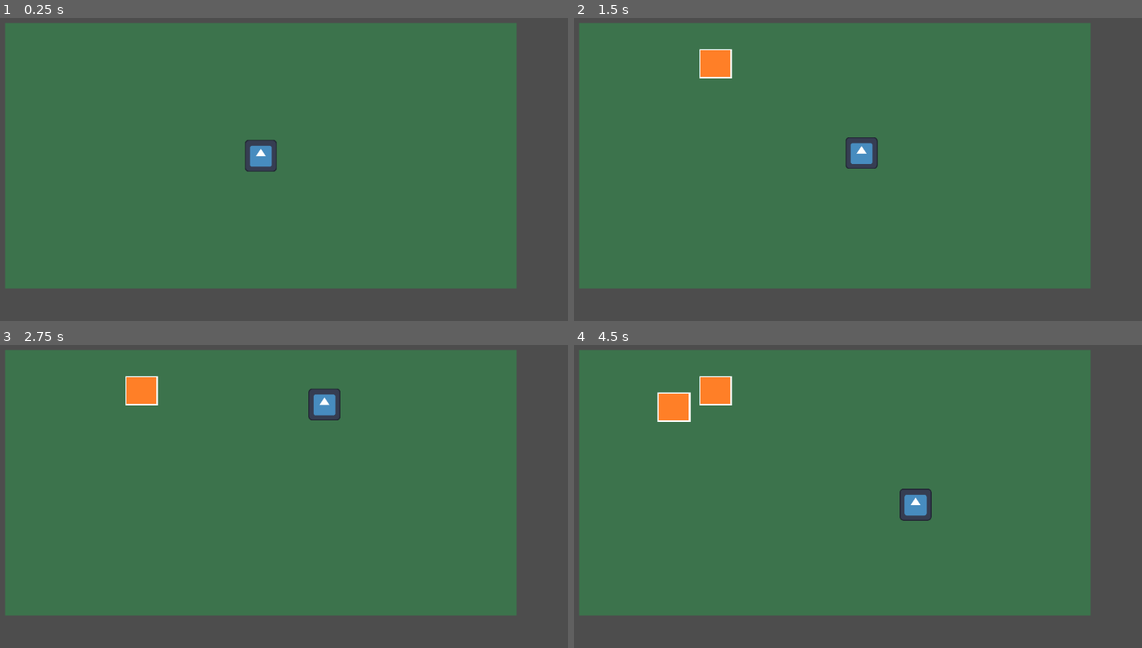
Above: before the commit, frames 1-4 (two rows, left to right).
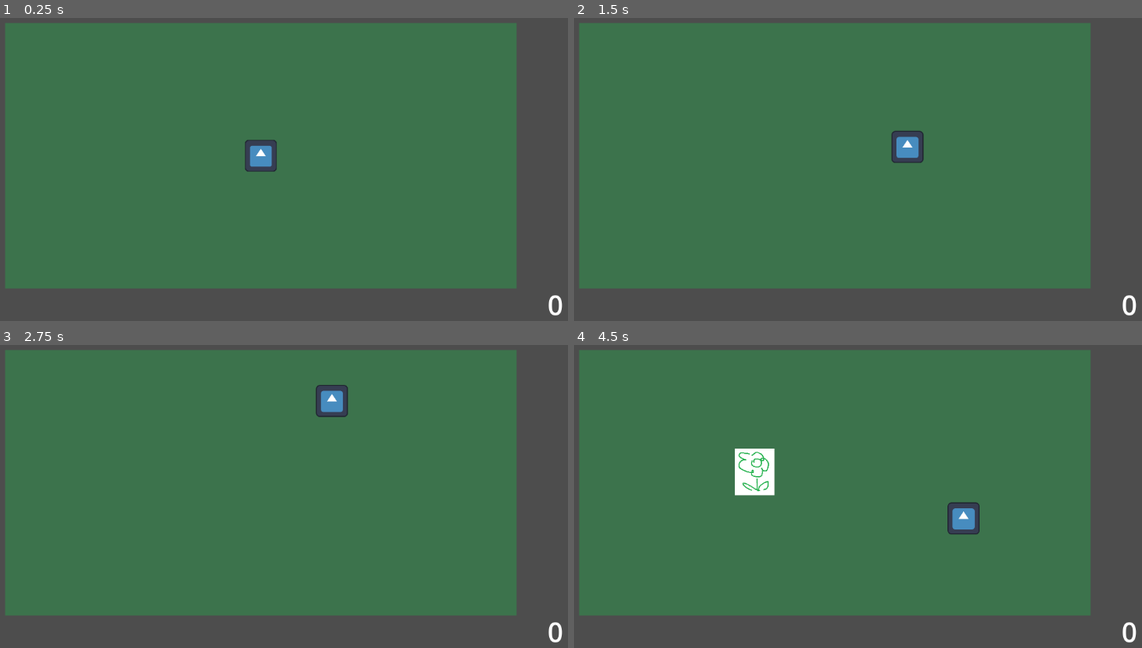
Above: after the commit, the same moments.

Repository: marikadu/FlowerBug
Game: Godot game, scene res://main.tscn
Two runs of this game, one before a commit and one after it. Both use one fixed random seed, a clock stepped at 60 frames per second and the inputs below. The engine's default icon, where the game draws it, is replaced by a stand-in: a white triangle on a blue panel in a dark square.
Inputs (mouse positions are in pixels of both pictures, inside the frame that each line leads up to):
- Up to frame 1 (0.25 s): no input
- Up to frame 2 (1.5 s): tap Enter at 0.5 s; move the mouse to (971, 139) at 0.52 s; click (971, 139) at 0.6 s; move the mouse to (710, 172) at 1.27 s; click (710, 172) at 1.35 s
- Up to frame 3 (2.75 s): move the mouse to (323, 405) at 2.02 s; click (323, 405) at 2.1 s
- Up to frame 4 (4.5 s): move the mouse to (801, 554) at 2.77 s; click (801, 554) at 2.85 s; move the mouse to (1022, 535) at 3.52 s; click (1022, 535) at 3.6 s; move the mouse to (647, 429) at 4.27 s; click (647, 429) at 4.35 s

The runs differ from the first frame. In frame 1, less than 0.1% of the frame differs, in the area x 96-100%, y 91-99%; in frame 2, 1.9%; in frame 3, 1.3%; in frame 4, 3.5%, in the area x 14-100%, y 10-99%.

Commit message:
added score

Diff:
--- a/Globals/Events.gd
+++ b/Globals/Events.gd
@@ -1,6 +1,6 @@
 extends Node
 
-signal game_over
-signal resume_game
+#signal game_over
+#signal resume_game
 
 signal got_speed_powerup
--- /dev/null
+++ b/Globals/Global.gd
@@ -0,0 +1,12 @@
+extends Node
+
+var player_instance
+var is_game_over : bool
+
+var score = 0
+var personal_best = 0
+
+# update personal best score
+func update_personal_best():
+	if score > personal_best:
+		personal_best = score
--- a/flower/flower.gd
+++ b/flower/flower.gd
@@ -1,3 +1,4 @@
 extends CharacterBody2D
 
-@onready var flower_area_2d: Area2D = $FlowerArea2D
+#@onready var flower_area_2d: Area2D = $FlowerArea2D
+@export var flower_type: String = "flower_1"
--- a/flower/flower_2.gd
+++ b/flower/flower_2.gd
@@ -1,6 +1,7 @@
 extends CharacterBody2D
 
-@onready var flower_area_2d: Area2D = $FlowerArea2D
+#@onready var flower_area_2d: Area2D = $FlowerArea2D
+@export var flower_type: String = "flower_2"
 
 var player: CharacterBody2D
 
--- a/main.gd
+++ b/main.gd
@@ -9,6 +9,8 @@
 	preload("res://flower/flower_1.tscn"),
 	preload("res://flower/flower_2.tscn")]
 var flower_instances = [] # making an array empty from the start of the game
+
+var flower_type: String = ""
 
 # preloading a list of possible power-ups to spawn
 var powerup_list = [
@@ -84,6 +86,15 @@
 		flower.queue_free()
 		print("removed flower: ", flower)
 
+	# adding different point to the score depending on the flower type
+	#match flower_type:
+		#"flower_1":
+			#Global.score += 10
+		#
+		#"flower_2":
+			#Global.score += 10
+
+
 
 func remove_powerup(powerup: Node2D) -> void:
 	if powerup:
@@ -93,8 +104,8 @@
 
 
 func spawn_powerup():
-	var flower_area_2d = spawn_area.get_node("Area2D")
-	var spawn_shape = flower_area_2d.get_node("CollisionShape2D")
+	var powerup_area2d = spawn_area.get_node("Area2D")
+	var spawn_shape = powerup_area2d.get_node("CollisionShape2D")
 
 	var rect = spawn_shape.shape.extents * 1.5
 	var random_position: Vector2
--- a/main.tscn
+++ b/main.tscn
@@ -1,6 +1,7 @@
-[gd_scene load_steps=3 format=3 uid="uid://jbvaordywvhn"]
+[gd_scene load_steps=4 format=3 uid="uid://jbvaordywvhn"]
 
 [ext_resource type="Script" uid="uid://brhdtucnypnpa" path="res://main.gd" id="1_ig7tw"]
+[ext_resource type="PackedScene" uid="uid://c7trk7jtixhkf" path="res://player/Score.tscn" id="3_1bvp3"]
 [ext_resource type="PackedScene" uid="uid://pajvfvquyng0" path="res://spawnArea/spawn_area.tscn" id="3_h2yge"]
 
 [node name="main" type="Node2D"]
@@ -13,11 +14,16 @@
 offset_bottom = 324.0
 
 [node name="Flower_Spawn_Timer" type="Timer" parent="."]
+wait_time = 4.0
+autostart = true
+
+[node name="PowerUp_Spawn_Timer" type="Timer" parent="."]
 wait_time = 8.0
 autostart = true
 
-[node name="PowerUp_Spawn_Timer" type="Timer" parent="."]
-autostart = true
+[node name="CanvasLayer" type="CanvasLayer" parent="."]
+
+[node name="Score" parent="CanvasLayer" instance=ExtResource("3_1bvp3")]
 
 [connection signal="timeout" from="Flower_Spawn_Timer" to="." method="_on_flower_spawn_timer_timeout"]
 [connection signal="timeout" from="PowerUp_Spawn_Timer" to="." method="_on_power_up_spawn_timer_timeout"]
--- /dev/null
+++ b/player/Score.tscn
@@ -0,0 +1,29 @@
+[gd_scene load_steps=2 format=3 uid="uid://c7trk7jtixhkf"]
+
+[ext_resource type="Script" uid="uid://7u4pwni246d4" path="res://player/score.gd" id="1_wifsl"]
+
+[node name="Score" type="Control"]
+layout_mode = 3
+anchors_preset = 15
+anchor_right = 1.0
+anchor_bottom = 1.0
+grow_horizontal = 2
+grow_vertical = 2
+
+[node name="Label" type="Label" parent="."]
+layout_mode = 1
+anchors_preset = 3
+anchor_left = 1.0
+anchor_top = 1.0
+anchor_right = 1.0
+anchor_bottom = 1.0
+offset_left = -229.0
+offset_top = -85.0
+offset_right = -20.0
+offset_bottom = -16.0
+grow_horizontal = 0
+grow_vertical = 0
+theme_override_font_sizes/font_size = 50
+text = "0000"
+horizontal_alignment = 2
+script = ExtResource("1_wifsl")
--- a/player/eating_progress.gd
+++ /dev/null
@@ -1,11 +0,0 @@
-extends ProgressBar
-
-
-# Called when the node enters the scene tree for the first time.
-func _ready() -> void:
-	pass # Replace with function body.
-
-
-# Called every frame. 'delta' is the elapsed time since the previous frame.
-func _process(delta: float) -> void:
-	pass
--- a/player/eating_progress.tscn
+++ b/player/eating_progress.tscn
@@ -1,6 +1,4 @@
-[gd_scene load_steps=4 format=3 uid="uid://cgejd1thooaby"]
-
-[ext_resource type="Script" uid="uid://bw3n681r4wvoa" path="res://player/eating_progress.gd" id="1_8lola"]
+[gd_scene load_steps=4 format=3 uid="uid://cjp32cki13jb4"]
 
 [sub_resource type="StyleBoxFlat" id="StyleBoxFlat_8lola"]
 bg_color = Color(0.101961, 0.101961, 0.101961, 0.470588)
@@ -8,10 +6,26 @@
 [sub_resource type="StyleBoxFlat" id="StyleBoxFlat_t6o1t"]
 bg_color = Color(0.300124, 0.65914, 0.355829, 1)
 
+[sub_resource type="GDScript" id="GDScript_0ju0j"]
+script/source = "extends ProgressBar
+
+
+# Called when the node enters the scene tree for the first time.
+func _ready() -> void:
+	pass # Replace with function body.
+
+
+# Called every frame. 'delta' is the elapsed time since the previous frame.
+func _process(delta: float) -> void:
+	pass
+
+
+"
+
 [node name="ProgressBar" type="ProgressBar"]
 offset_right = 96.0
 offset_bottom = 27.0
 theme_override_styles/background = SubResource("StyleBoxFlat_8lola")
 theme_override_styles/fill = SubResource("StyleBoxFlat_t6o1t")
 value = 45.28
-script = ExtResource("1_8lola")
+script = SubResource("GDScript_0ju0j")
--- a/player/insect.gd
+++ b/player/insect.gd
@@ -3,7 +3,6 @@
 @onready var insect_area_2d: Area2D = $InsectArea2D
 @onready var eating_timer: Timer = $EatingTimer
 @onready var eating_bar: ProgressBar = $EatingBar
-
 @onready var speed_power_up_timer: Timer = $SpeedPowerUpTimer
 
 
@@ -17,6 +16,7 @@
 var flower_to_eat: Node2D = null
 var powerup_to_get: Node2D = null
 var is_eating: bool =  false
+var identify_flower: String = ""
 
 func _ready() -> void:
 	eating_bar.hide()
@@ -24,7 +24,8 @@
 func _physics_process(_delta: float) -> void:
 	# character stops when it is eating
 	if is_eating:
-		velocity = Vector2.ZERO
+		#velocity = Vector2.ZERO
+		velocity = velocity.lerp(Vector2.ZERO, 0.5)
 		move_and_slide()
 		return
 
@@ -91,11 +92,17 @@
 
 func _on_eating_timer_timeout() -> void:
 	if flower_to_eat:
-		get_parent().remove_flower(flower_to_eat)
+		var flower_type = flower_to_eat.flower_type
+
+		get_parent().remove_flower(flower_to_eat) # removing the flower
 		print("ate!")
-		eating_bar.hide()
+
+		eating_bar.hide() # hiding the progress bar
 		near_flower = false
 		is_eating = false
+
+		identifyFlower(flower_type)
+		print("score: ", Global.score)
 
 
 #func _on_player_collected_power_up():
@@ -103,3 +110,15 @@
 	#Transitioned.emit(self, "SpeedPowerUp")
 	#pass
 	#_on_child_transition(current_state, "SpeedPowerUp")
+
+# adding different point to the score depending on the flower type
+func identifyFlower(flower_type: String):
+	match flower_type:
+		"flower_1":
+			Global.score += 10
+
+		"flower_2":
+			Global.score += 20
+
+		"_":
+			print("insect: unknown flower type")
--- a/player/insect.tscn
+++ b/player/insect.tscn
@@ -1,8 +1,7 @@
-[gd_scene load_steps=10 format=3 uid="uid://b4msv7itrsdr8"]
+[gd_scene load_steps=9 format=3 uid="uid://b4msv7itrsdr8"]
 
 [ext_resource type="Script" uid="uid://bd0tug1ap5pnm" path="res://player/insect.gd" id="1_ev3hp"]
 [ext_resource type="Texture2D" uid="uid://df7jeoknp7svk" path="res://icon.svg" id="2_4e74r"]
-[ext_resource type="Script" uid="uid://bw3n681r4wvoa" path="res://player/eating_progress.gd" id="3_4e74r"]
 [ext_resource type="Script" uid="uid://brtwcnydtbbf" path="res://States/state_machine.gd" id="4_c1dqc"]
 [ext_resource type="Script" uid="uid://cub5b7ogl4hk5" path="res://States/Normal.gd" id="5_xut38"]
 [ext_resource type="Script" uid="uid://dj284f5slhphn" path="res://States/SpeedPowerUp.gd" id="6_mydgl"]
@@ -39,7 +38,7 @@
 one_shot = true
 
 [node name="SpeedPowerUpTimer" type="Timer" parent="."]
-wait_time = 5.0
+wait_time = 13.0
 
 [node name="EatingBar" type="ProgressBar" parent="."]
 offset_left = -53.0
@@ -50,11 +49,10 @@
 theme_override_styles/fill = SubResource("StyleBoxFlat_xut38")
 value = 9.31
 show_percentage = false
-script = ExtResource("3_4e74r")
 
 [node name="StateMachine" type="Node" parent="." node_paths=PackedStringArray("initial_state")]
 script = ExtResource("4_c1dqc")
-initial_state = NodePath("SpeedPowerUp")
+initial_state = NodePath("PlayerNormal")
 
 [node name="PlayerNormal" type="Node" parent="StateMachine"]
 script = ExtResource("5_xut38")
--- /dev/null
+++ b/player/score.gd
@@ -0,0 +1,6 @@
+extends Control
+
+
+func _process(_delta: float) -> void:
+#	setting the label as the score
+	self.text = str(Global.score)
--- a/powerUp/powerUp.tscn
+++ b/powerUp/powerUp.tscn
@@ -6,19 +6,17 @@
 [sub_resource type="RectangleShape2D" id="RectangleShape2D_78kfq"]
 size = Vector2(80, 80)
 
-[node name="CharacterBody2D" type="CharacterBody2D" groups=["powerup"]]
+[node name="Speed" type="CharacterBody2D" groups=["powerup"]]
 script = ExtResource("1_78kfq")
 
-[node name="Powerup" type="Sprite2D" parent="."]
+[node name="PowerUp2" type="Sprite2D" parent="."]
 scale = Vector2(0.42, 0.42)
 texture = ExtResource("1_pbosq")
 
-[node name="PowerUp" type="Area2D" parent="."]
+[node name="Area2D" type="Area2D" parent="."]
 
-[node name="CollisionShape2D" type="CollisionShape2D" parent="PowerUp"]
+[node name="CollisionShape2D" type="CollisionShape2D" parent="Area2D"]
 shape = SubResource("RectangleShape2D_78kfq")
 
 [node name="CollisionShape2D" type="CollisionShape2D" parent="."]
 shape = SubResource("RectangleShape2D_78kfq")
-
-[connection signal="body_entered" from="PowerUp" to="." method="_on_power_up_body_entered"]
--- a/powerUp/power_up.gd
+++ b/powerUp/power_up.gd
@@ -2,32 +2,12 @@
 
 var player
 
-# Called when the node enters the scene tree for the first time.
+
 func _ready() -> void:
 	player = preload("res://player/insect.tscn")
-	pass # Replace with function body.
 
-
-# Called every frame. 'delta' is the elapsed time since the previous frame.
-func _process(delta: float) -> void:
-	pass
-
-
-#func _on_body_entered(body: Node2D) -> void:
-	#if body == player:
+#func _on_power_up_body_entered(body: Node2D) -> void:
+	##if body == player:
+	#if body.is_in_group("player"):
 		#print("detected player")
-		#queue_free()
-#
-#
-#func _on_area_entered(area: Area2D) -> void:
-	#if area == player:
-		#print("detected player")
-		#queue_free()
-	#pass # Replace with function body.
-
-
-func _on_power_up_body_entered(body: Node2D) -> void:
-	#if body == player:
-	if body.is_in_group("player"):
-		print("detected player")
-		#queue_free()
+		##queue_free()
--- a/project.godot
+++ b/project.godot
@@ -17,6 +17,7 @@
 
 [autoload]
 
+Global="*res://Globals/Global.gd"
 Events="*res://Globals/Events.gd"
 
 [global_group]
Not shown, added: Globals/Global.gd.uid
Not shown, removed: player/eating_progress.gd.uid
Not shown, added: player/score.gd.uid
